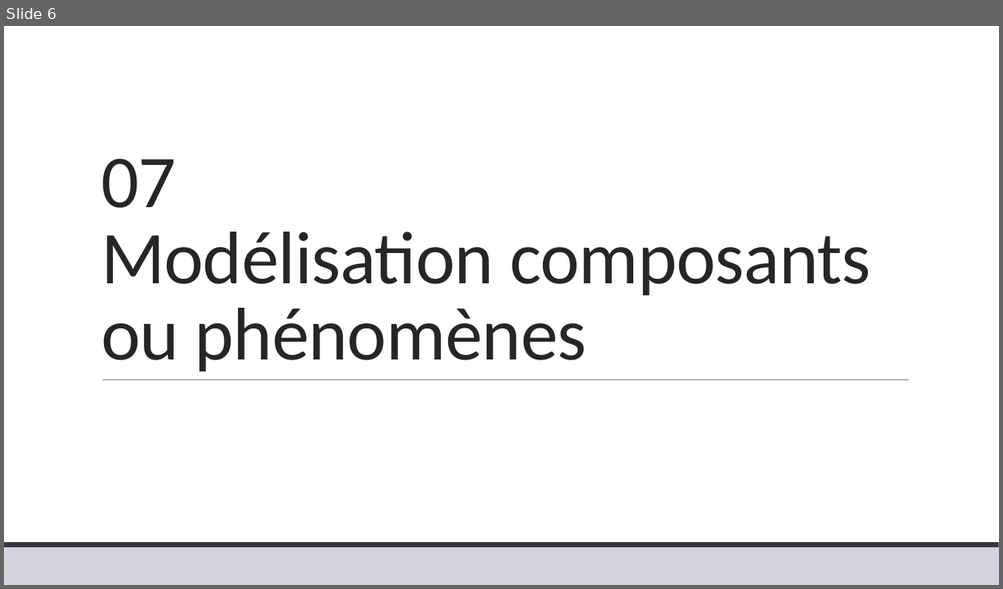
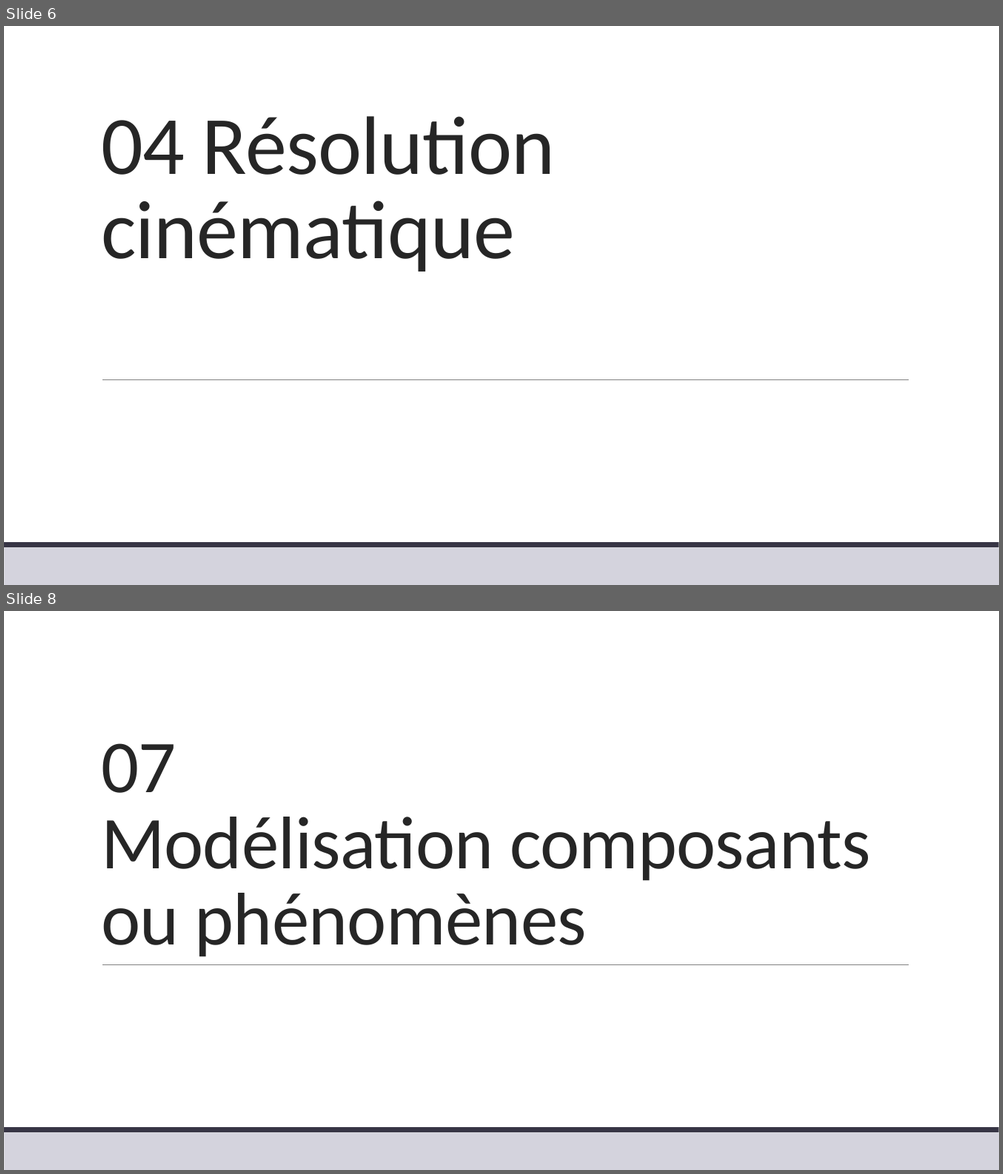
Before and after one commit to xpessoles/TP_Corriges, a slide deck: 04_Comax/04_Comax_Corrige.pptx. Shown one above the other, each under a label of ours: slide 6 before the commit, slides 6 and 8 after it; the slides between them are not shown. The pictures are 1003x589 and 1003x1174 pixels, drawn with LibreOffice and Linux fonts; fonts in the diff are those of the drawing. Boxes give left, top, right and bottom in pixels: in the first picture for what was removed or moved away, otherwise in the second. Text is boxed around its words. In the diff, an @@ line names an element or a change of style, - is before the commit and + after.

```diff
--- a/04_Comax/04_Comax_Corrige.pptx
+++ b/04_Comax/04_Comax_Corrige.pptx
@@ slide 6 added at (4,26,999,585), background #FFFFFF; not listed: 3 template elements that a slide beside it also shows @@
@@ title added at (101,116,555,272), 80 pt, text #262626 @@
+04 Résolution cinématique
@@ what was slide 6 is now slide 8 @@
```
Also in this commit, not shown: 1 other slide added, 2 other files.
